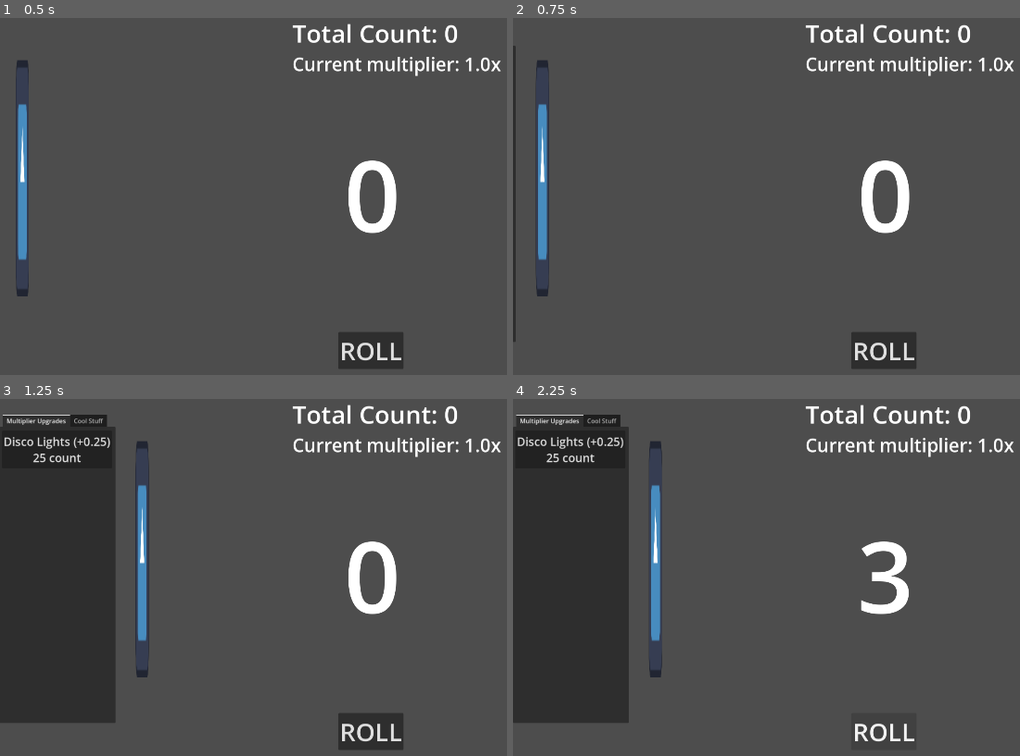
Above: before the commit, frames 1-4 (two rows, left to right).
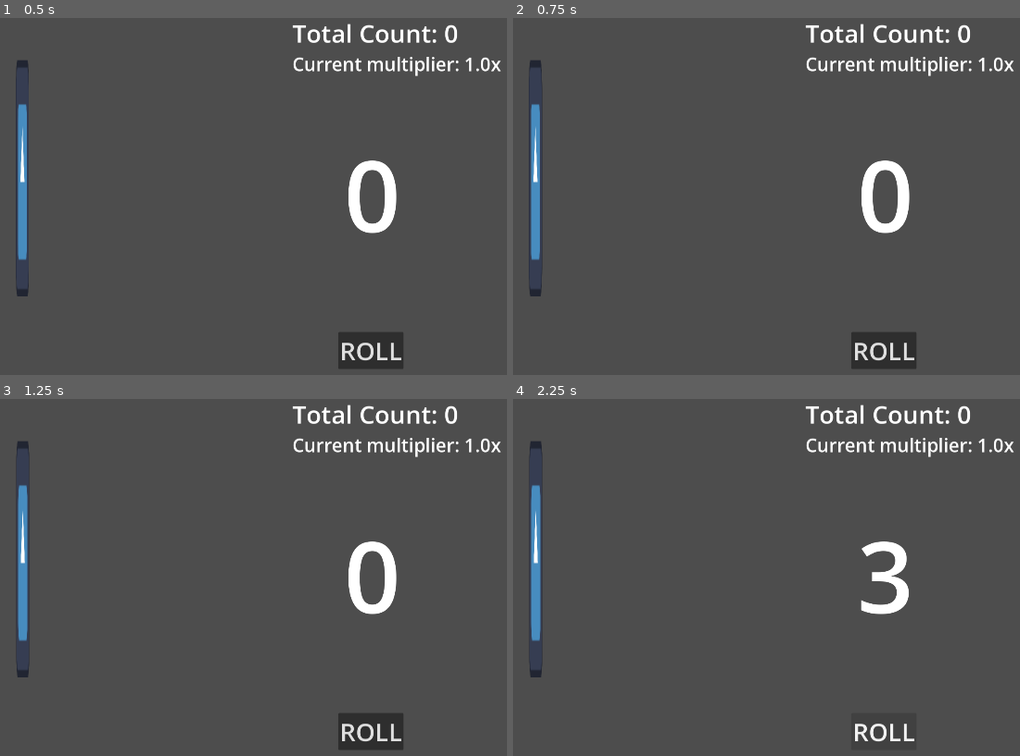
Above: after the commit, the same moments.

Repository: HelloIsReal/Number-Addict
Game: Godot game, scene res://scenes/main.tscn
Two runs of this game, one before a commit and one after it. Both use one fixed random seed, a clock stepped at 60 frames per second and the inputs below. The engine's default icon, where the game draws it, is replaced by a stand-in: a white triangle on a blue panel in a dark square.
Inputs (mouse positions are in pixels of both pictures, inside the frame that each line leads up to):
- Up to frame 1 (0.5 s): no input
- Up to frame 2 (0.75 s): click (533, 178) at 0.5 s
- Up to frame 3 (1.25 s): no input
- Up to frame 4 (2.25 s): click (568, 448) at 1.25 s, where only the run before the commit has a clickable "Disco Lights (+0.25) 25 count"; click "ROLL" at 2 s

Frame 1 is identical in both runs. In frame 2, 2.1% of the frame differs, in the area x 0-8%, y 7-91%; in frame 3, 20%; in frame 4, 20%, in the area x 0-30%, y 4-91%.

Commit message:
Added disco ball upgrade
- Buying one disco ball gives +1 multiplier
- Buying a disco ball shows it ingame (just like disco light)
- Also I doubt anybody is ever gonna read these commit descriptions. But lowk I'm getting addicted to my own game 😭

Diff:
--- /dev/null
+++ b/scenes/disco_ball.gd
@@ -0,0 +1,15 @@
+extends Node2D
+var speed = 0.1
+var hue = 0.0
+var point=2
+var rotationAmount=1
+
+
+func _physics_process(delta):
+	hue += delta * speed
+	hue = fmod(hue,1.0)
+
+	$ball.modulate = Color.from_hsv(hue,1.0,1.0)
+	$ball.self_modulate.a = 0.8
+
+	$ball.rotation+=1*delta
--- /dev/null
+++ b/scenes/disco_ball.tscn
@@ -0,0 +1,16 @@
+[gd_scene format=3 uid="uid://cqwwv7o0jsfil"]
+
+[ext_resource type="Texture2D" uid="uid://yoji3krrwugo" path="res://icon.svg" id="1_3mj5n"]
+[ext_resource type="Script" uid="uid://bmo4x2fonn0ec" path="res://scenes/disco_ball.gd" id="1_smg12"]
+
+[node name="disco_ball" type="Node2D" unique_id=989619424]
+script = ExtResource("1_smg12")
+
+[node name="holder" type="Sprite2D" parent="." unique_id=360701258]
+position = Vector2(0, -170)
+scale = Vector2(0.24000084, 3.7200007)
+texture = ExtResource("1_3mj5n")
+
+[node name="ball" type="Sprite2D" parent="." unique_id=1241924570]
+position = Vector2(0, 38)
+texture = ExtResource("1_3mj5n")
--- a/scenes/shop_system.gd
+++ b/scenes/shop_system.gd
@@ -1,16 +1,19 @@
 extends Node2D
 
 var discoLights=0
-var discoBall=0
-var shopOpen=false
+var discoBalls=0
+var shopOpen=true
 var rng = RandomNumberGenerator.new()
 var discoLight = preload("res://scenes/disco_light.tscn")
+var discoBall = preload("res://scenes/disco_ball.tscn")
 
 func _physics_process(delta):
 	$"TabContainer/Multiplier Upgrades/discoLights".text = "Disco Lights (+0.25)\n%d count" % (25*(discoLights+1))
-	Global.currentMult = 1 + discoLights*0.25 + discoBall*2
+	$"TabContainer/Multiplier Upgrades/discoBalls".text = "Disco Ball (+1)\n%d count" % (100*(discoBalls+1))
+	Global.currentMult = 1 + discoLights*0.25 + discoBalls*1
 
-func _on_show_show_arrow_button_button_up():
+
+func _on_show_show_arrow_button_pressed():
 	if !shopOpen:
 		shopOpen=true
 		var tween = get_tree().create_tween()
@@ -23,7 +26,7 @@
 		print("exited!")
 
 
-func _on_disco_lights_button_up():
+func _on_disco_lights_pressed():
 	if Global.totalCount >= (25*(discoLights+1)):
 		print("bought disco light!")
 		Global.totalCount -= (25*(discoLights+1))
@@ -31,3 +34,13 @@
 		var newDiscoLight = discoLight.instantiate()
 		newDiscoLight.position = Vector2(rng.randi_range(150,1700),1080)
 		get_tree().current_scene.add_child(newDiscoLight)
+
+
+func _on_disco_balls_pressed():
+	if Global.totalCount >= (100*(discoBalls+1)):
+		print("bought disco ball!")
+		Global.totalCount -= (100*(discoBalls+1))
+		discoBalls+=1
+		var newDiscoBall = discoBall.instantiate()
+		newDiscoBall.position = Vector2(rng.randi_range(150,1800),75)
+		get_tree().current_scene.add_child(newDiscoBall)
--- a/scenes/shop_system.tscn
+++ b/scenes/shop_system.tscn
@@ -29,6 +29,17 @@
 text = "disco light (+0.25)
 25 count"
 
+[node name="discoBalls" type="Button" parent="TabContainer/Multiplier Upgrades" unique_id=1324444711]
+layout_mode = 0
+offset_left = 6.0
+offset_top = 111.0
+offset_right = 282.0
+offset_bottom = 209.0
+mouse_filter = 1
+theme_override_font_sizes/font_size = 30
+text = "disco ball (+1)
+100 count"
+
 [node name="Cool Stuff" type="TabBar" parent="TabContainer" unique_id=2086909082]
 visible = false
 layout_mode = 2
@@ -48,6 +59,6 @@
 scale = Vector2(7.927061, 1)
 flat = true
 
-[connection signal="button_up" from="TabContainer/Multiplier Upgrades/discoLights" to="." method="_on_disco_lights_button_up"]
-[connection signal="button_up" from="TabContainer/Multiplier Upgrades/discoLights" to="." method="_on_button_button_up"]
-[connection signal="button_up" from="showShopArrow/showShowArrowButton" to="." method="_on_show_show_arrow_button_button_up"]
+[connection signal="pressed" from="TabContainer/Multiplier Upgrades/discoLights" to="." method="_on_disco_lights_pressed"]
+[connection signal="pressed" from="TabContainer/Multiplier Upgrades/discoBalls" to="." method="_on_disco_balls_pressed"]
+[connection signal="pressed" from="showShopArrow/showShowArrowButton" to="." method="_on_show_show_arrow_button_pressed"]
Not shown, added: scenes/disco_ball.gd.uid
